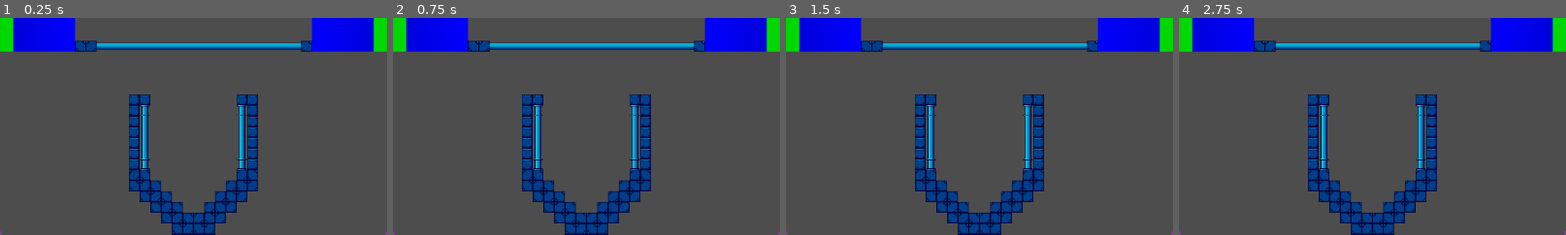
Above: before the commit, frames 1-4 (left to right).
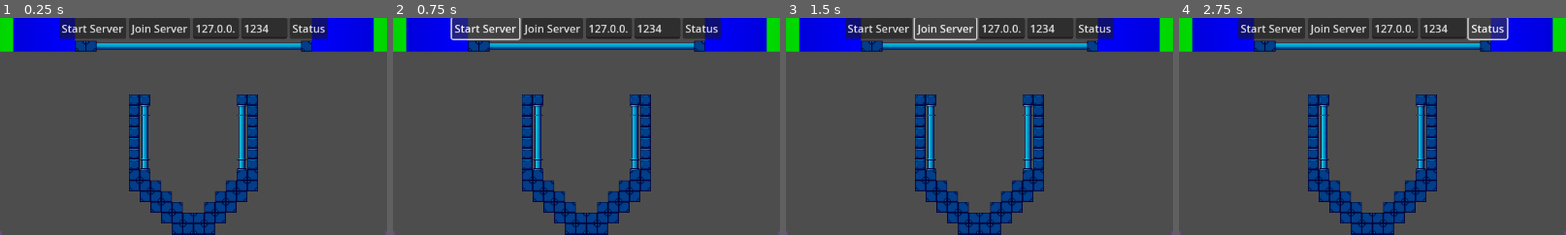
Above: after the commit, the same moments.

Repository: CookieUzen/spacetime
Game: Godot game, scene res://playfield/scenes/playfield.tscn
The game is run twice, just before and just after one commit, with the same random seed, the same clock (stepped at 60 frames per second) and the same inputs.
Inputs (mouse positions are % of the whole screen's width and height, from its top left):
- Up to frame 1 (0.25 s): no input
- Up to frame 2 (0.75 s): click (37, 2) at 0.5 s, where only the run after the commit has a clickable "Start Server"
- Up to frame 3 (1.5 s): click (46, 2) at 1.25 s, where only the run after the commit has a clickable "Join Server"
- Up to frame 4 (2.75 s): click (65, 2) at 2 s, where only the run after the commit has a clickable "Status"
The pictures show only the part of the screen within x 25-75%, y 0-50%; the shares and areas given below are measured in that part.

The runs differ from the first frame. In frame 1, 5.8% of the frame differs, in the area x 15-85%, y 0-10%; in frame 2, 5.1%; in frame 3, 5.0%; in frame 4, 5.6%.

Commit message:
multiplayer server w/ debug menu

Diff:
--- /dev/null
+++ b/gamestates/scenes/multiplayer.tscn
@@ -0,0 +1,6 @@
+[gd_scene load_steps=2 format=3 uid="uid://bcqjeovg6uev0"]
+
+[ext_resource type="Script" uid="uid://dnnqksiigtgmy" path="res://gamestates/scripts/multiplayer.gd" id="1_1phil"]
+
+[node name="Multiplayer" type="Node2D"]
+script = ExtResource("1_1phil")
--- /dev/null
+++ b/gamestates/scripts/multiplayer.gd
@@ -0,0 +1,63 @@
+extends Node2D
+
+func _ready():
+    # Connect multiplayer signals for better feedback
+    multiplayer.connected_to_server.connect(_on_connected_to_server)
+    multiplayer.connection_failed.connect(_on_connection_failed)
+    multiplayer.peer_connected.connect(_on_peer_connected)
+    multiplayer.peer_disconnected.connect(_on_peer_disconnected)
+
+func create_server(port: int):
+    cleanup()
+
+    var peer = ENetMultiplayerPeer.new()
+    var error = peer.create_server(port, 4)
+    if error == OK:
+        multiplayer.multiplayer_peer = peer
+        print("Server created on port: ", port)
+    else:
+        push_error("Failed to create server: ", error)
+
+func join_server(address: String, port: int):
+    cleanup()
+
+    var peer = ENetMultiplayerPeer.new()
+    var error = peer.create_client(address, port)
+    if error == OK:
+        multiplayer.multiplayer_peer = peer
+        print("Connecting to server at: ", address, ":", port)
+    else:
+        push_error("Failed to connect: ", error)
+
+func cleanup() -> void:
+    if multiplayer.multiplayer_peer:
+        if multiplayer.multiplayer_peer.get_connection_status() != ENetMultiplayerPeer.CONNECTION_DISCONNECTED:
+            multiplayer.multiplayer_peer.close()
+        multiplayer.multiplayer_peer = null
+        print("Multiplayer connection cleaned up")
+
+func display_status() -> void:
+    if multiplayer.multiplayer_peer:
+        var peer = multiplayer.multiplayer_peer
+        var status: String = "Multiplayer Status:\n"
+        status += "Connection Status: " + str(peer.get_connection_status()) + "\n"
+        status += "Local Peer ID: " + str(multiplayer.get_unique_id()) + "\n"
+        status += "Role: " + ("SERVER" if multiplayer.is_server() else "CLIENT") + "\n"
+        if multiplayer.is_server():
+            status += "Connected Peers: " + str(multiplayer.get_peers()) + "\n"
+        print(status)
+    else:
+        print("No multiplayer peer is set.")
+
+# Signal callbacks
+func _on_connected_to_server():
+    print("Successfully connected to server!")
+
+func _on_connection_failed():
+    push_error("Failed to connect to server")
+
+func _on_peer_connected(id: int):
+    print("Peer connected: ", id)
+
+func _on_peer_disconnected(id: int):
+    print("Peer disconnected: ", id)
--- a/playfield/scenes/playfield.tscn
+++ b/playfield/scenes/playfield.tscn
@@ -10,3 +10,7 @@
 [node name="HUD" parent="." instance=ExtResource("2_kfd2q")]
 
 [node name="Empty" parent="." instance=ExtResource("3_sgjrt")]
+
+[node name="PlayerSpawner" type="MultiplayerSpawner" parent="."]
+_spawnable_scenes = PackedStringArray("uid://ok7vq1pc57qc")
+spawn_path = NodePath(".")
--- a/project.godot
+++ b/project.godot
@@ -19,6 +19,7 @@
 [autoload]
 
 GameState="*res://gamestates/scenes/gamestate.tscn"
+Multiplayer="*res://gamestates/scenes/multiplayer.tscn"
 
 [editor_plugins]
 
--- a/ui/scenes/hud.tscn
+++ b/ui/scenes/hud.tscn
@@ -1,7 +1,43 @@
-[gd_scene load_steps=2 format=3 uid="uid://c7gfw5oae4hec"]
+[gd_scene load_steps=3 format=3 uid="uid://c7gfw5oae4hec"]
 
 [ext_resource type="Script" uid="uid://ccplc0ff2i88g" path="res://ui/scenes/hud.gd" id="1_aydmx"]
+[ext_resource type="Script" uid="uid://coadmm1qm263u" path="res://ui/scripts/debug_menu.gd" id="2_itb64"]
 
 [node name="HUD" type="CanvasLayer"]
 layer = 2
 script = ExtResource("1_aydmx")
+
+[node name="DebugMenu" type="BoxContainer" parent="."]
+z_index = 4
+anchors_preset = 5
+anchor_left = 0.5
+anchor_right = 0.5
+offset_left = -169.5
+offset_right = 169.5
+offset_bottom = 31.0
+grow_horizontal = 2
+alignment = 1
+script = ExtResource("2_itb64")
+
+[node name="StartServer" type="Button" parent="DebugMenu"]
+layout_mode = 2
+text = "Start Server"
+
+[node name="JoinServer" type="Button" parent="DebugMenu"]
+layout_mode = 2
+text = "Join Server"
+
+[node name="Address" type="LineEdit" parent="DebugMenu"]
+layout_mode = 2
+text = "127.0.0.1"
+placeholder_text = "Address"
+
+[node name="Port" type="LineEdit" parent="DebugMenu"]
+layout_mode = 2
+text = "1234"
+placeholder_text = "Port"
+select_all_on_focus = true
+
+[node name="Status" type="Button" parent="DebugMenu"]
+layout_mode = 2
+text = "Status"
--- /dev/null
+++ b/ui/scripts/debug_menu.gd
@@ -0,0 +1,27 @@
+extends BoxContainer
+
+@onready var start_server: Button = $StartServer
+@onready var join_server: Button = $JoinServer
+@onready var address: LineEdit = $Address
+@onready var port: LineEdit = $Port
+@onready var status: Button = $Status
+
+# Called when the node enters the scene tree for the first time.
+func _ready() -> void:
+	start_server.pressed.connect(_on_start_server_pressed)
+	join_server.pressed.connect(_on_join_server_pressed)
+	status.pressed.connect(_on_status_pressed)
+
+func _on_start_server_pressed() -> void:
+	var server_port: int = int(port.text.strip_edges())
+	Multiplayer.create_server(server_port)
+
+func _on_join_server_pressed() -> void:
+	var server_address: String = address.text.strip_edges()
+	var server_port: int = int(port.text.strip_edges())
+
+	Multiplayer.join_server(server_address, server_port)
+
+func _on_status_pressed() -> void:
+	# Display the current multiplayer status
+	Multiplayer.display_status()
Not shown, added: gamestates/scripts/multiplayer.gd.uid
Not shown, added: ui/scripts/debug_menu.gd.uid
